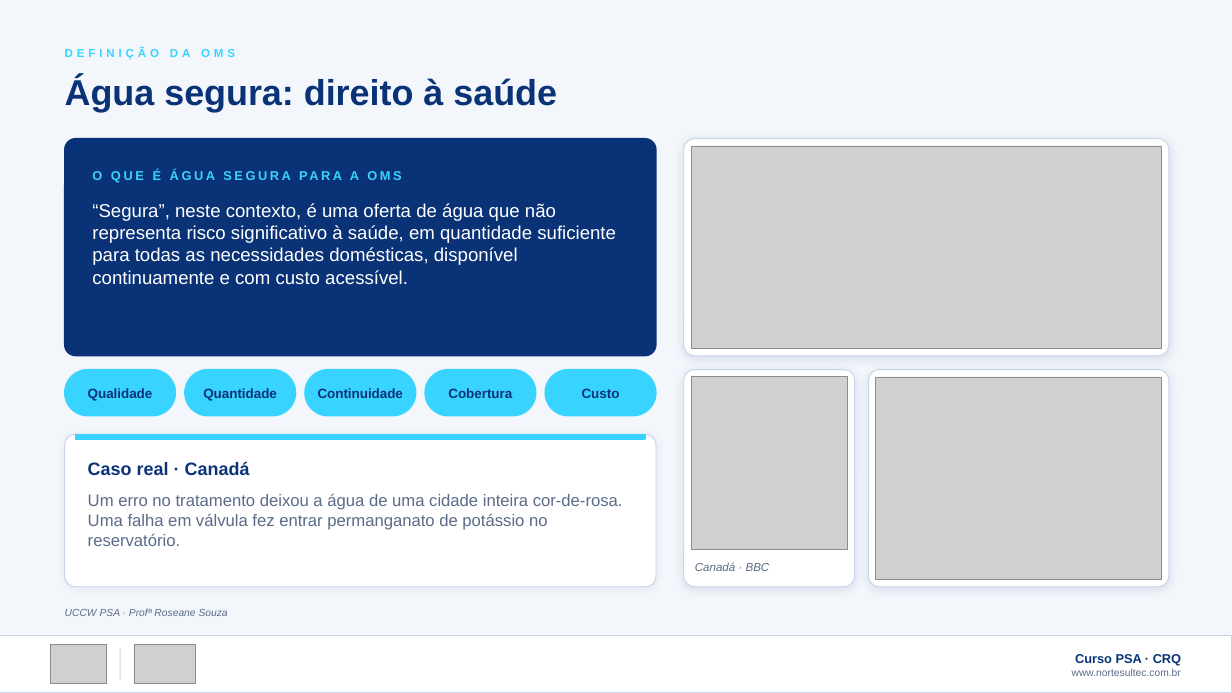
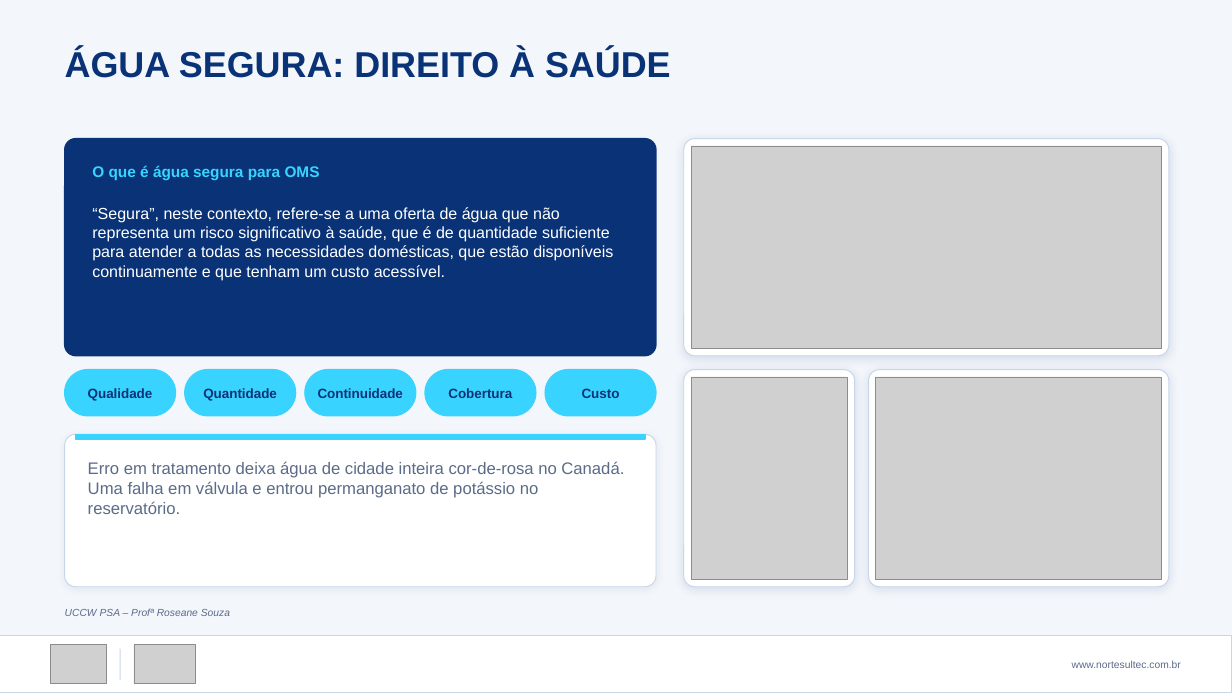
Before and after one commit to victorsntz/norte-sul-portfolio, a slide deck: slide 5 of apresentacoes/Curso-PSA-Plano-de-Seguranca-da-Agua-NorteSul.pptx. Drawn at 1232x693 pixels with LibreOffice and Linux fonts; fonts in the diff are those of the drawing; grey boxes stand for pictures. Boxes give left, top, right and bottom in pixels: in the first picture for what was removed or moved away, otherwise in the second. Text is boxed around its words. In the diff, an @@ line names an element or a change of style, - is before the commit and + after.

```diff
--- a/apresentacoes/Curso-PSA-Plano-de-Seguranca-da-Agua-NorteSul.pptx
+++ b/apresentacoes/Curso-PSA-Plano-de-Seguranca-da-Agua-NorteSul.pptx
@@ text at bbox=[65, 49, 671, 78]: text changed @@
-Água segura: direito à saúde
+ÁGUA SEGURA: DIREITO À SAÚDE
@@ text removed at bbox=[65, 48, 235, 60] @@
-DEFINIÇÃO DA OMS
@@ text at bbox=[92, 165, 320, 180]: text changed; size 10 to 12 pt @@
-O QUE É ÁGUA SEGURA PARA A OMS
+O que é água segura para OMS
@@ text "O que é água segura ..." at bbox=[92, 165, 320, 180]: vertical alignment middle to top @@
@@ text at bbox=[92, 207, 613, 281]: text changed; size 14.5 to 12.5 pt @@
-“Segura”, neste contexto, é uma oferta de água que não representa risco significativo à saúde, em quantidade suficiente para todas as necessidades domésticas, disponível continuamente e com custo acessível.
+“Segura”, neste contexto, refere-se a uma oferta de água que não representa um risco significativo à saúde, que é de quantidade suficiente para atender a todas as necessidades domésticas, que estão disponíveis continuamente e que tenham um custo acessível.
@@ picture: place and size @@
-picture at bbox=[691, 377, 848, 550]
+picture at bbox=[691, 377, 848, 579]
@@ text at bbox=[88, 461, 624, 514]: text changed @@
-Um erro no tratamento deixou a água de uma cidade inteira cor-de-rosa. Uma falha em válvula fez entrar permanganato de potássio no reservatório.
+Erro em tratamento deixa água de cidade inteira cor-de-rosa no Canadá. Uma falha em válvula e entrou permanganato de potássio no reservatório.
@@ text removed at bbox=[88, 461, 250, 475] @@
-Caso real · Canadá
@@ text removed at bbox=[695, 562, 770, 571] @@
-Canadá · BBC
@@ text at bbox=[65, 608, 230, 616]: text changed @@
-UCCW PSA · Profª Roseane Souza
+UCCW PSA – Profª Roseane Souza
@@ text at bbox=[1075, 654, 1181, 666]: paragraph removed @@
-Curso PSA · CRQ
```
Also in this commit, not shown: 27 other slides changed, 2 other files.
